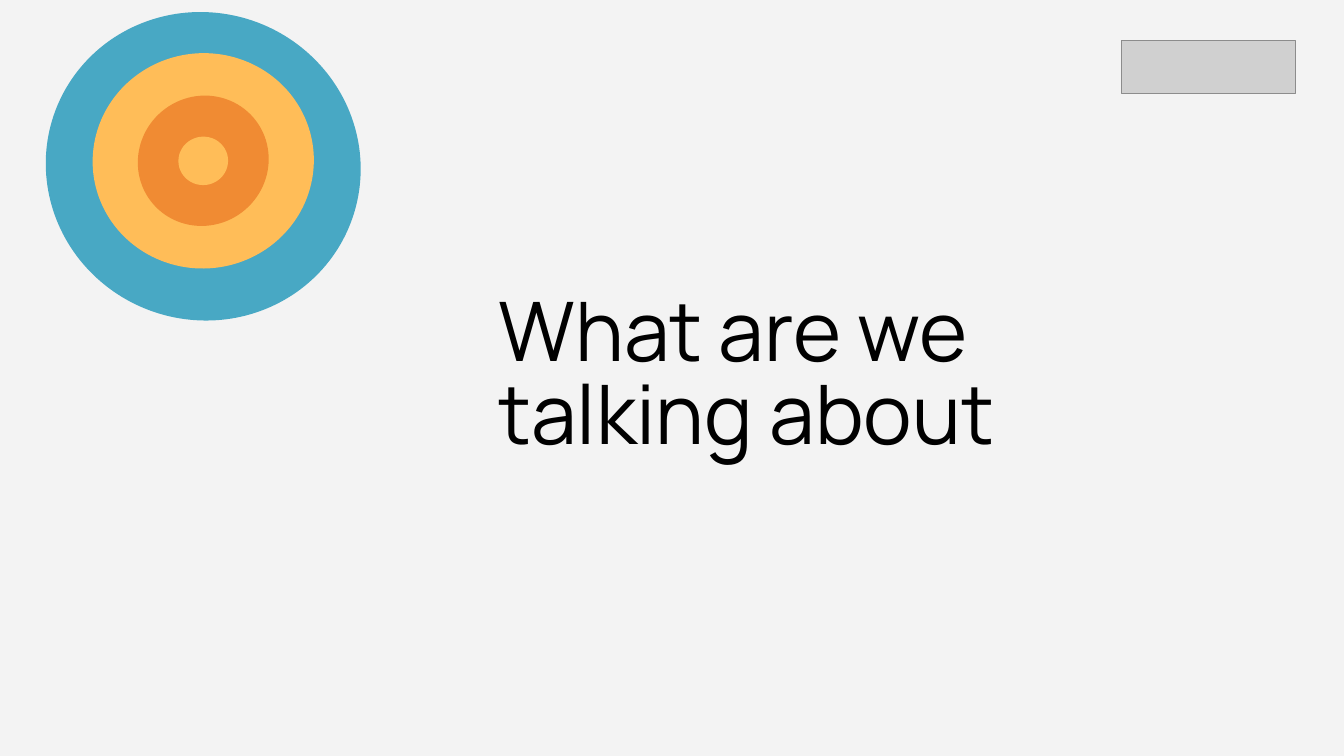
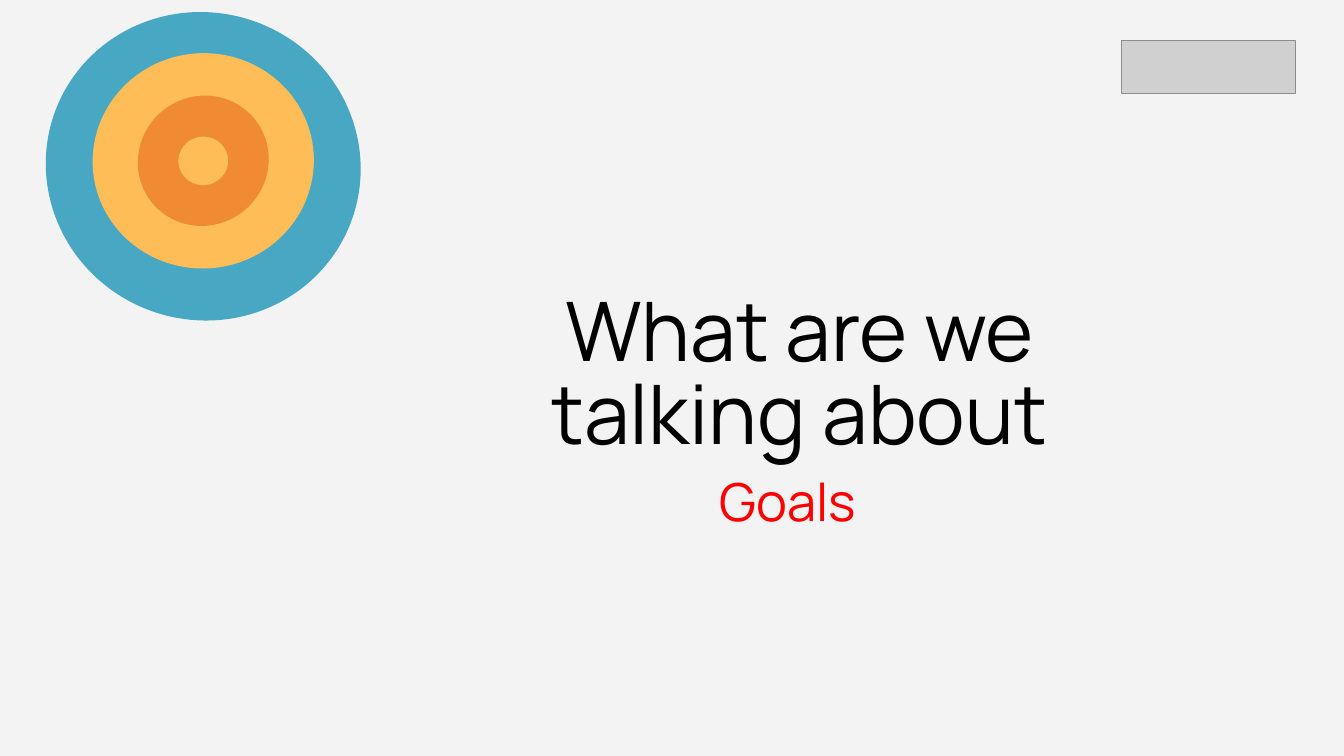
Before and after one commit to Fajrimughni/Final_Project_Fajri, a slide deck: slide 5 of Presentasi Final Project Data Analyst-Fajri Ilham Mughni.pptx. Drawn at 1344x756 pixels with LibreOffice and Linux fonts; fonts in the diff are those of the drawing; grey boxes stand for pictures. Boxes give left, top, right and bottom in pixels: in the first picture for what was removed or moved away, otherwise in the second. Text is boxed around its words. In the diff, an @@ line names an element or a change of style, - is before the commit and + after.

```diff
--- a/Presentasi Final Project Data Analyst-Fajri Ilham Mughni.pptx
+++ b/Presentasi Final Project Data Analyst-Fajri Ilham Mughni.pptx
@@ title "What are we talking about" at bbox=[551, 302, 1047, 465]: alignment left to centre @@
@@ text added at bbox=[720, 482, 856, 522], 28 pt, text #FF0000 @@
+Goals
```
Also in this commit, not shown: 5 other slides changed, 10 slides added, 5 slides removed, 3 other files.
